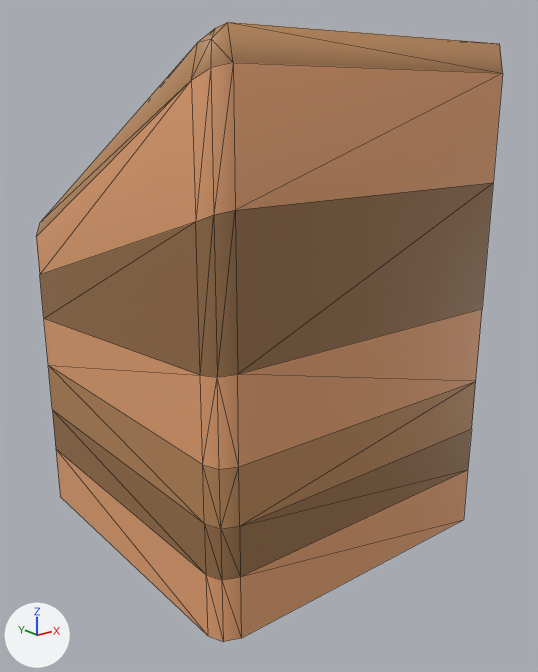
Two versions of the glTF model 3DModel/Ultimate Platformer Pack - Dec 2021/Modular Platforms/Slopes/Cube_Dirt_Corner_Tall_Slope02.glb, one commit apart.
Rendered twice from a 50 mm camera at (-2.81, -3.66, 1.69) aimed at (0.03, -0.11, 0.28). Every picture has the same lights, and +X, +Y and +Z are marked at lower left. The first picture is the older version. Mesh edges are drawn as thin lines. Vertices at exactly the same position are counted once.

The scene before the commit, as lines of its bpy script (objects in view):
```python
me_cube_415 = bpy.data.meshes.new('Cube.415')
me_cube_415.from_pydata(...)  # 44 vertices, 64 faces; spans x -1.0..1.0, y -1.0..1.0, z -1.0..2.01
# faces by material slot: [24, 16, 24]
me_cube_415.materials.append(mat_dirt_1)  # orange #b9885a
me_cube_415.materials.append(mat_dirt_2)  # brown #99704a
me_cube_415.materials.append(mat_dirt_3)  # beige #e5a373
# before: 7 (-0.87, -0.87, 1.99) at pixel (215, 28), 8 (-0.87, -1.0, 1.85) at pixel (233, 62), 9 (-0.96, -0.87, 1.93) at pixel (197, 42), 10 (-0.95, -0.95, 1.95) at pixel (211, 38), 13 (1.0, -0.87, 1.99)
# before: 14 (1.0, -1.0, 1.85) at pixel (502, 73)
ob_cube_dirt_corner_tall = bpy.data.objects.new('Cube_Dirt_Corner_Tall', me_cube_415)
ob_cube_dirt_corner_tall.location = (0.0, 0.0, 0.0)
```
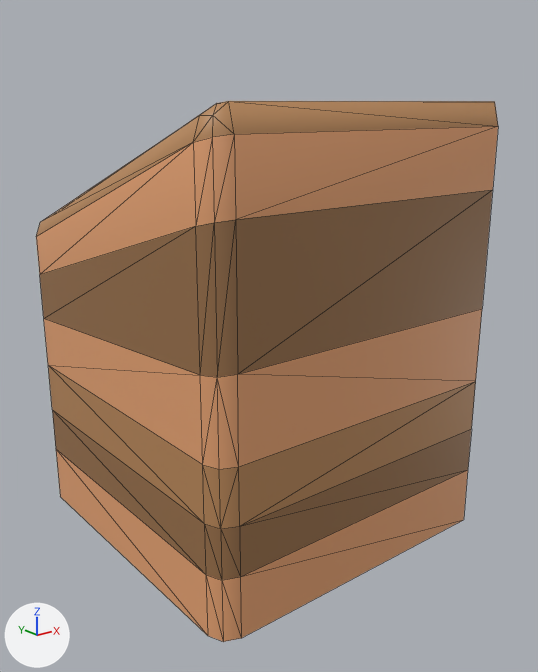
Pixel boxes [x1, y1, x2, y2] of what changed, in the pictures (538 x 672 px; the box of a moved part takes in the faces that stretch with it):
'Cube_Dirt_Corner_Tall', reshaped (13% shorter)
    before: [36, 22, 503, 642]
    after: [36, 101, 498, 642]
part 1 of me_cube_415, moved or reshaped
    before: [36, 22, 503, 377]
    after: [36, 101, 498, 377]

What the commit changed:
me_cube_415 is used by ob_cube_dirt_corner_tall; location (0.0, 0.0, 0.0).
me_cube_415 had 44 vertices, 64 faces and spanned x -1.0..1.0, y -1.0..1.0, z -1.0..2.01.
me_cube_415 now has 44 vertices, 64 faces and spans x -1.0..1.0, y -1.0..1.0, z -1.0..1.7.
Part 1, on me_cube_415:
Vertices 7, 10, 13 of me_cube_415 move by (0.0, 0.0, -0.3).
Vertices 8, 9, 14 of me_cube_415 move by (0.0, 0.0, -0.29).
Vertex 6 of me_cube_415 moves from (-1.0, -0.87, 1.79) at pixel (191, 80) to (-1.0, -0.87, 1.53) at pixel (193, 142).
Vertex 11 of me_cube_415 moves from (-0.87, -0.96, 2.01) at pixel (227, 22) to (-0.87, -0.96, 1.7) at pixel (228, 101).
Vertex 12 of me_cube_415 moves from (-0.96, -0.96, 1.83) at pixel (210, 67) to (-0.96, -0.96, 1.56) at pixel (212, 137).
Vertex 15 of me_cube_415 moves from (1.0, -0.96, 2.01) at pixel (499, 43) to (1.0, -0.96, 1.7) at pixel (494, 101).
Vertex 30 of me_cube_415 moves from (-1.0, -0.87, 1.19) at pixel (195, 221) to (-1.0, -0.87, 1.17) at pixel (195, 226).
Vertex 31 of me_cube_415 moves from (-0.96, -0.96, 1.23) at pixel (213, 214) to (-0.96, -0.96, 1.2) at pixel (214, 222).
Vertex 33 of me_cube_415 moves from (-0.87, -1.0, 1.25) at pixel (235, 210) to (-0.87, -1.0, 1.2) at pixel (235, 219).
Vertex 35 of me_cube_415 moves from (1.0, -1.0, 1.25) at pixel (493, 182) to (1.0, -1.0, 1.2) at pixel (492, 189).
